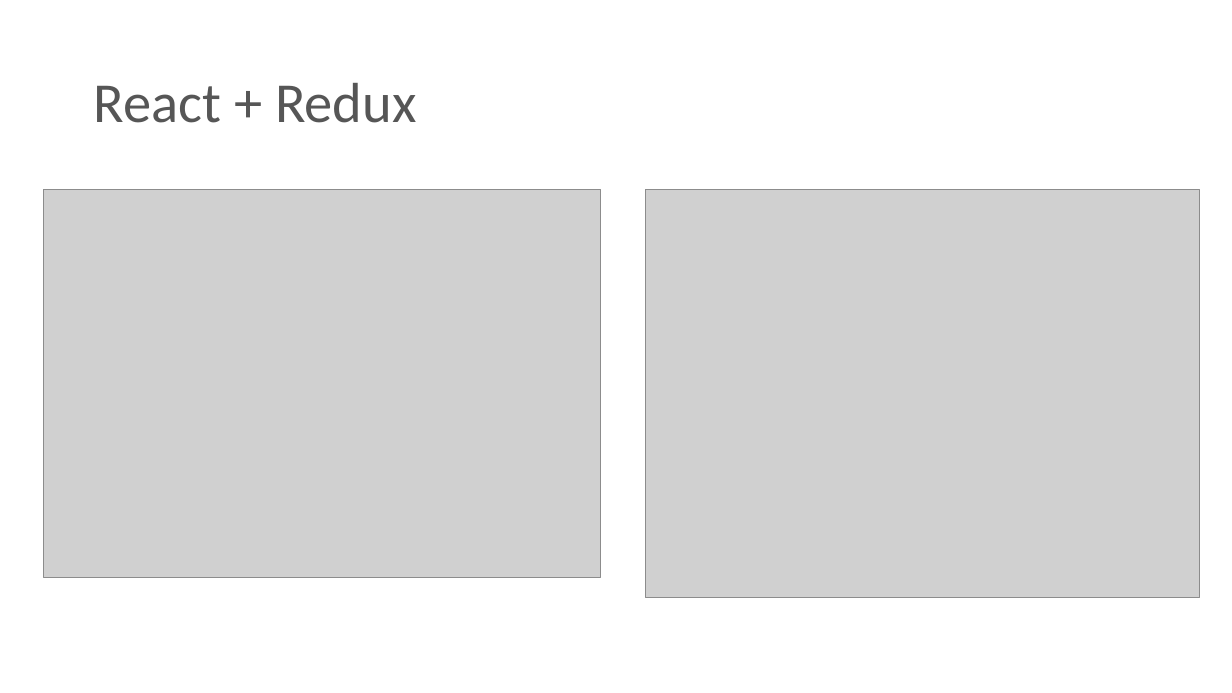
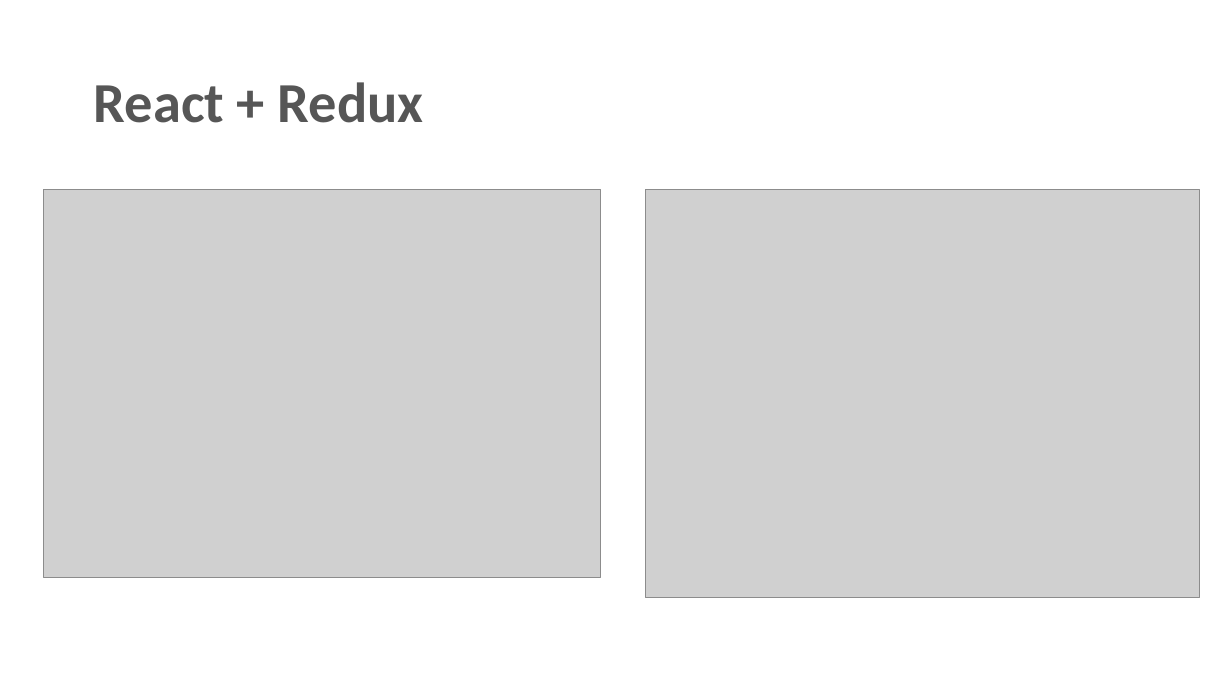
Before and after one commit to spiderpoul/react-redux-hooks, a slide deck: slide 20 of React - Redux with Hooks.pptx. Drawn at 1232x693 pixels with LibreOffice and Linux fonts; fonts in the diff are those of the drawing; grey boxes stand for pictures. Boxes give left, top, right and bottom in pixels: in the first picture for what was removed or moved away, otherwise in the second. Text is boxed around its words. In the diff, an @@ line names an element or a change of style, - is before the commit and + after.

```diff
--- a/React - Redux with Hooks.pptx
+++ b/React - Redux with Hooks.pptx
@@ title "React + Redux" at bbox=[94, 82, 424, 123]: bold on @@
```
Also in this commit, not shown: 11 other slides changed, 4 slides added, 4 slides removed.
